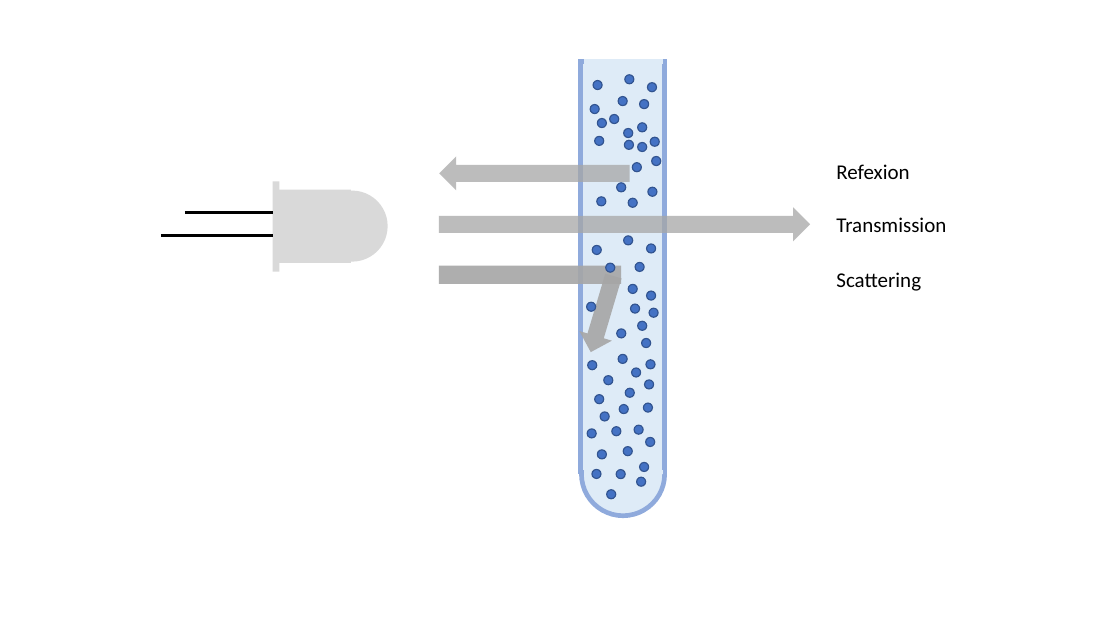
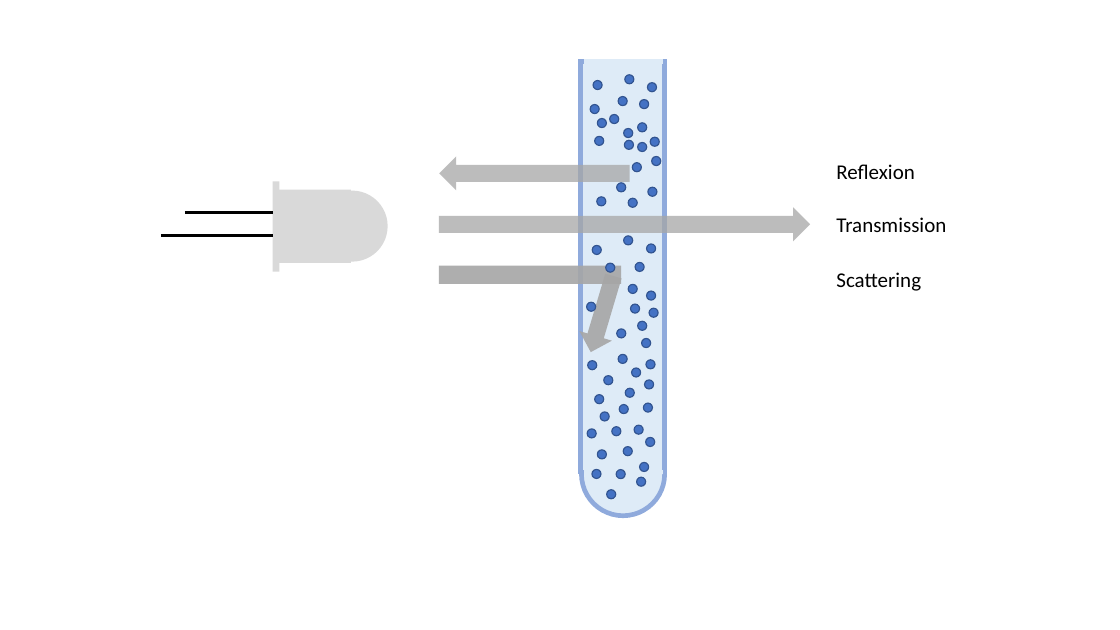
Before and after one commit to smartaquametering/smartPhotometer, a slide deck: slide 5 of setup/network.pptx. Drawn at 1120x630 pixels with LibreOffice and Linux fonts; fonts in the diff are those of the drawing. Boxes give left, top, right and bottom in pixels: in the first picture for what was removed or moved away, otherwise in the second. Text is boxed around its words. In the diff, an @@ line names an element or a change of style, - is before the commit and + after.

```diff
--- a/setup/network.pptx
+++ b/setup/network.pptx
@@ text at (836, 164, 914, 179): text changed @@
-Refexion
+Reflexion
```
Also in this commit, not shown: 1 other file.
